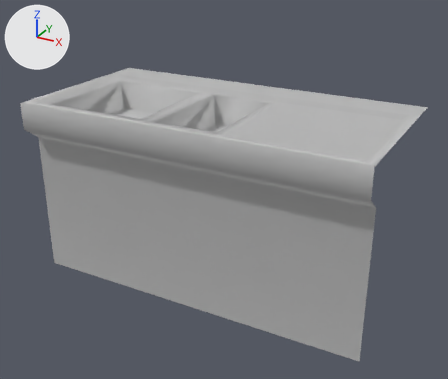
Renders of the FBX model Assets/Models/Props/mod_counter_sink.fbx from each side of a commit.
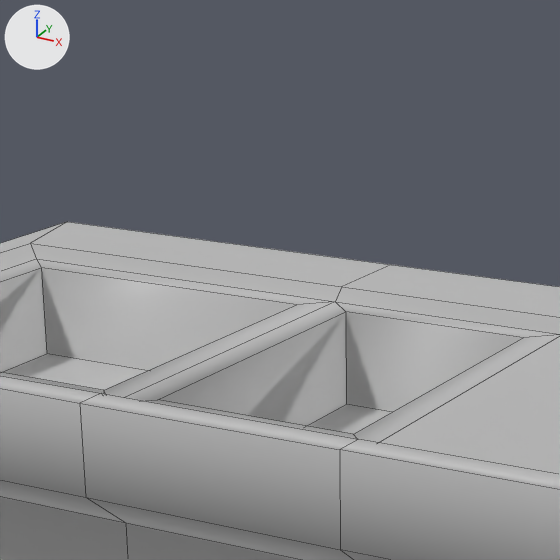
Each version is shown whole from a camera (50 mm lens) standing at (0.57, -0.695, 0.428) and looking at (0.238, -0.092, 0.126), then close up on the part from 24% to 62% of the width and 0% to 45% of the height. Every picture has the same lights, and +X, +Y and +Z are marked at upper left. The close-ups show mesh edges as thin lines. Where no turn or scale is listed for an object, it has been applied to the vertices.

The first close-up shows 'mod_counter_sink'.
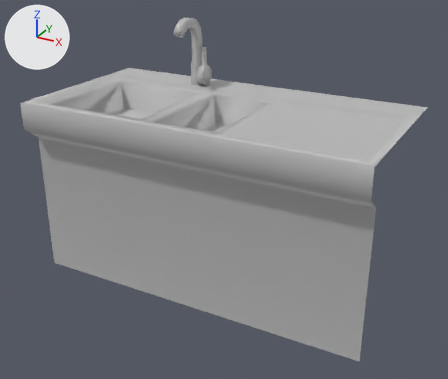
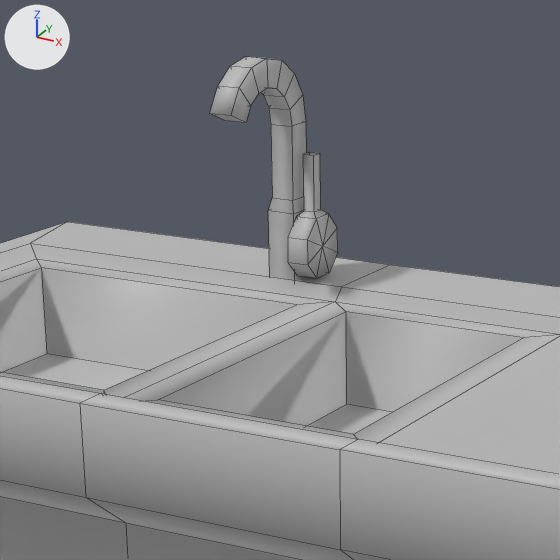
The newer file is also turned or shifted as a whole; pictures and numbers use the older file's frame.

What differs and where, as boxes [x1, y1, x2, y2] in the close-ups (560 x 560 px):
'mod_counter_sink', reshaped: before [0, 222, 560, 560]; after [0, 56, 560, 560]
part 1 of me_mesh, added: after [210, 56, 306, 280]
part 2 of me_mesh, added: after [288, 152, 338, 278]

The change, as a list of edits to the scene's bpy script:
```text
Change me_mesh:
    used by ob_mod_counter_sink; location = (0.0, 0.0, 0.0)
    remove me_mesh.from_pydata(...)  # 52 vertices, 44 faces; spans x 0.017..0.441, y -0.187..0.025, z 0.0..0.227
    add me_mesh.from_pydata(...)  # 122 vertices, 117 faces; spans x 0.017..0.441, y -0.187..0.025, z 0.0..0.315
    me_mesh part 1: a new loose piece of 44 vertices spanning x 0.147..0.159, y -0.057..-0.002, z 0.221..0.315, in mat_lambert1 (grey #bcbcbc)
    me_mesh part 2: a new loose piece of 26 vertices spanning x 0.159..0.168, y -0.021..0.003, z 0.229..0.276, in mat_lambert1 (grey #bcbcbc)
```
